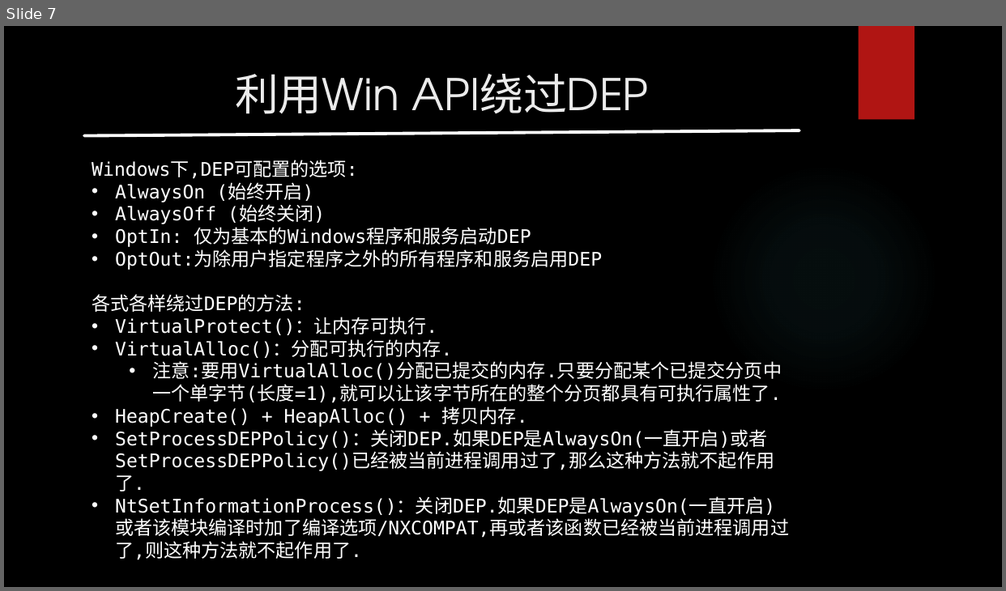
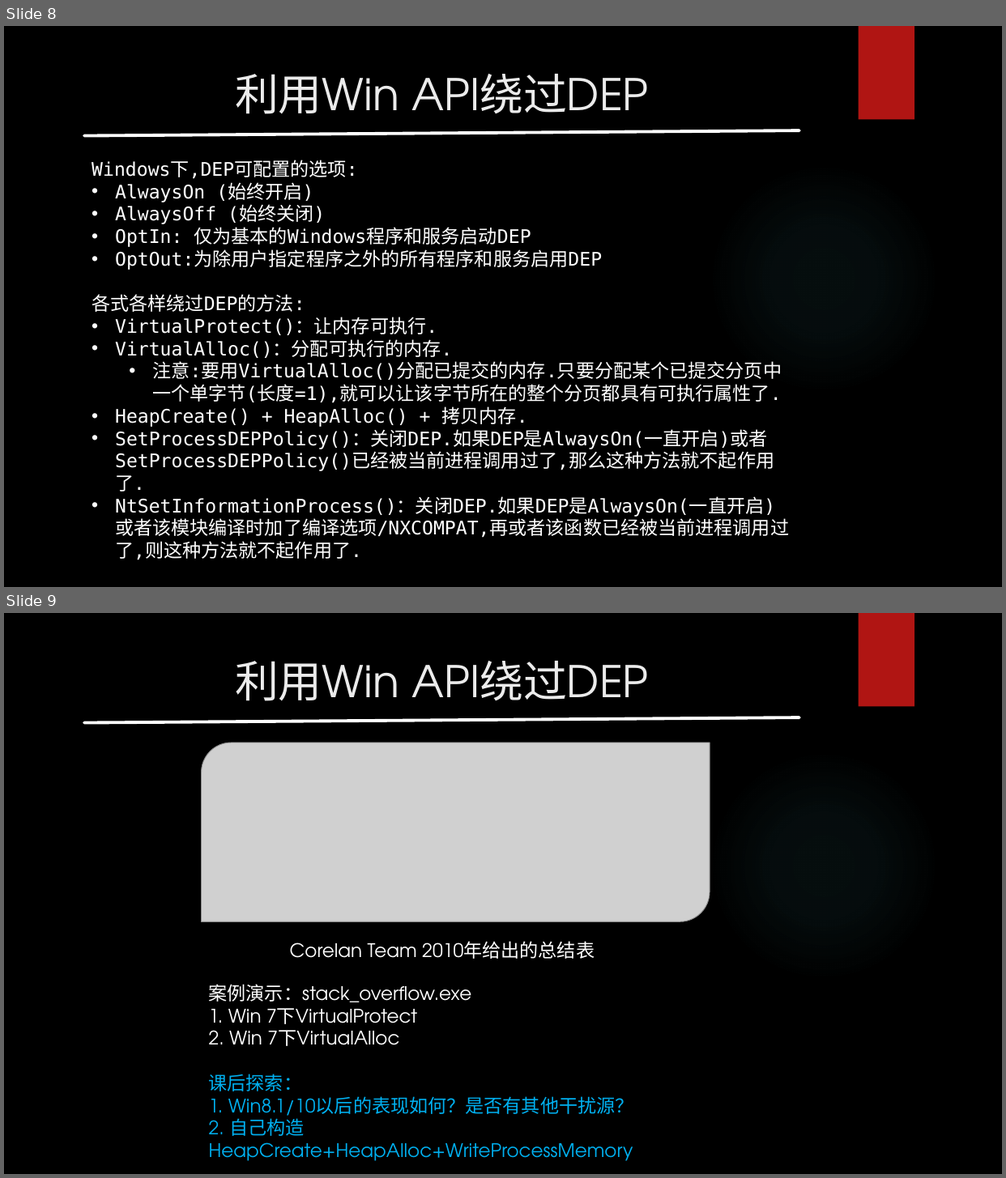
Before and after one commit to r00tk1ts/binary-security-tutorial, a slide deck: Windows环境下的ROP.pptx. Shown one above the other, each under a label of ours: slide 7 before the commit, slides 8 and 9 after it. The pictures are 1006x591 and 1006x1178 pixels, drawn with LibreOffice and Linux fonts; fonts in the diff are those of the drawing; grey boxes stand for pictures; background and template pictures are left out. Boxes give left, top, right and bottom in pixels: in the first picture for what was removed or moved away, otherwise in the second. Text is boxed around its words. In the diff, an @@ line names an element or a change of style, - is before the commit and + after.

```diff
--- a/Windows环境下的ROP.pptx
+++ b/Windows环境下的ROP.pptx
@@ slide 9 added at bbox=[4, 613, 1002, 1174], background picture (left out); not listed: 2 template elements that a slide beside it also shows @@
@@ title added at bbox=[235, 661, 649, 717], 42 pt, text #EBEBEB @@
+利用Win API绕过DEP
@@ line added from (84, 723) to (799, 717), #FFFFFF 3 pt @@
@@ picture added at bbox=[202, 743, 710, 922] @@
@@ text added at bbox=[290, 941, 594, 959], 18 pt, text #FFFFFF @@
+Corelan Team 2010年给出的总结表
@@ text added at bbox=[209, 984, 634, 1144], 18 pt, text #00B0F0 @@
+案例演示：stack_overflow.exe
+1. Win 7下VirtualProtect
+2. Win 7下VirtualAlloc
+课后探索：
+1. Win8.1/10以后的表现如何？是否有其他干扰源？
+2. 自己构造HeapCreate+HeapAlloc+WriteProcessMemory
@@ what was slide 7 is now slide 8 @@
```
Also in this commit, not shown: 4 slides changed, 4 other slides added, 1 slide removed, 30 other files.
